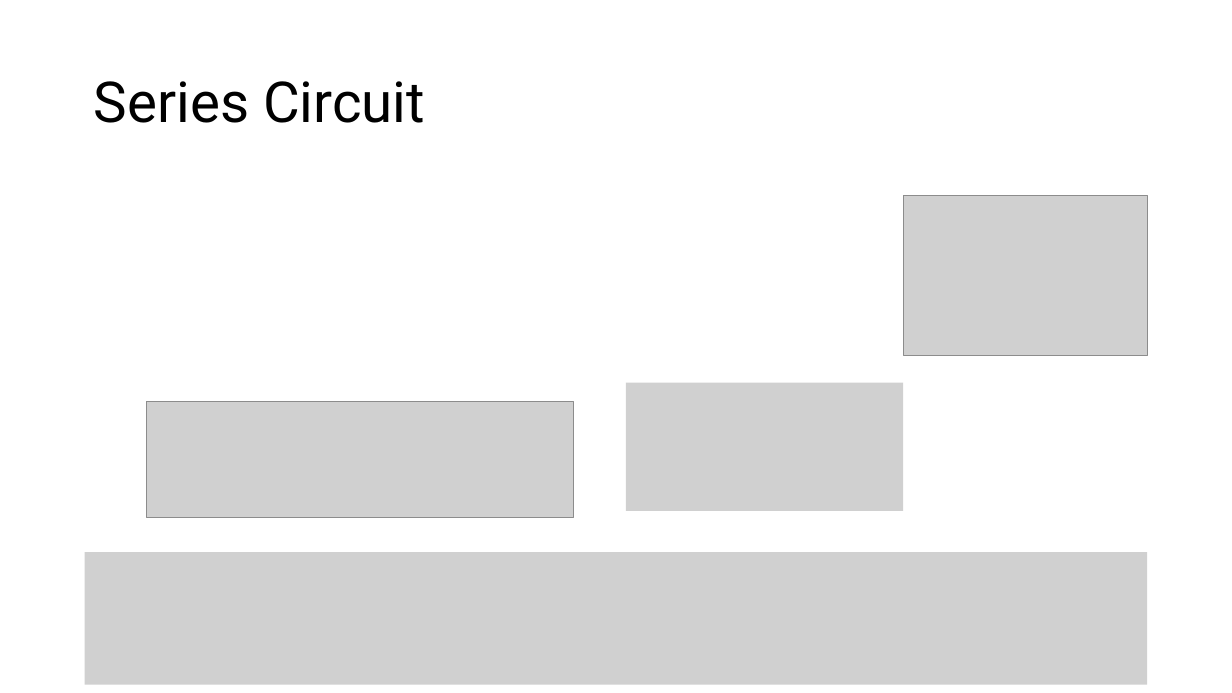
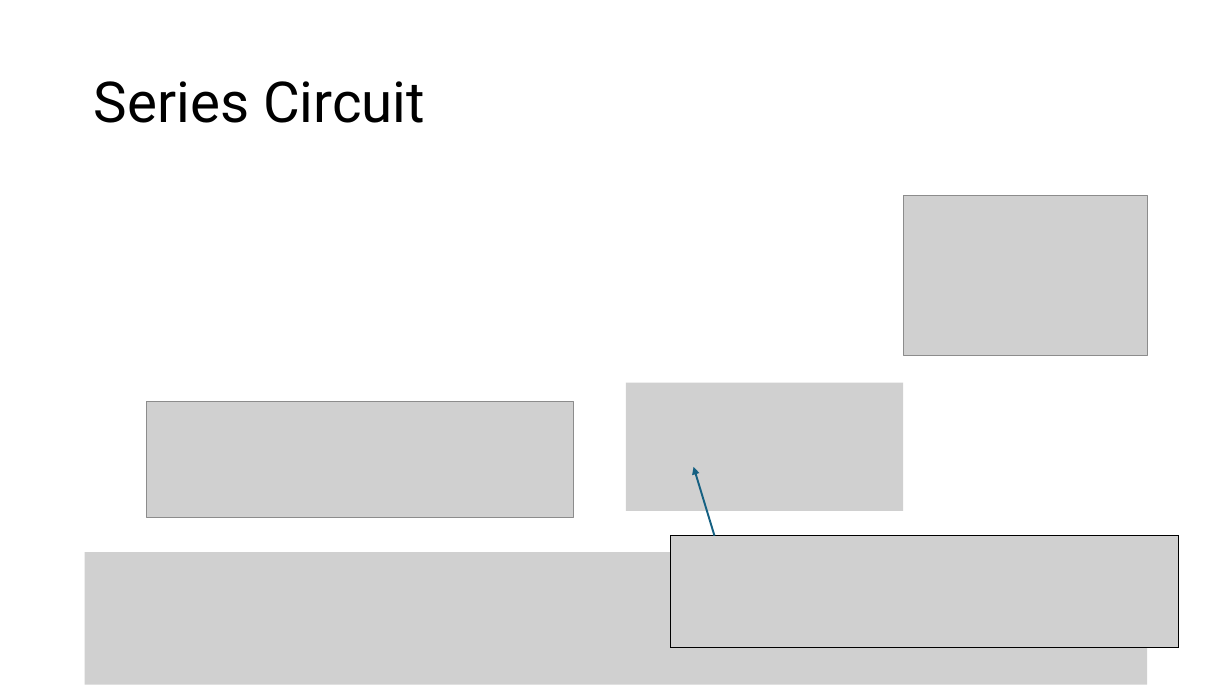
Before and after one commit to FelixWick/intro_electrical_eng, a slide deck: slide 12 of slides/2_DCcircuits.pptx (slide 11 before the commit). Drawn at 1232x693 pixels with LibreOffice and Linux fonts; fonts in the diff are those of the drawing; grey boxes stand for pictures. Boxes give left, top, right and bottom in pixels: in the first picture for what was removed or moved away, otherwise in the second. Text is boxed around its words. In the diff, an @@ line names an element or a change of style, - is before the commit and + after.

```diff
--- a/slides/2_DCcircuits.pptx
+++ b/slides/2_DCcircuits.pptx
@@ arrow added from (714, 536) to (694, 467), #156082 1.5 pt @@
@@ picture added at [671, 536, 1178, 648] @@
```
Also in this commit, not shown: 3 other slides changed, 1 slide added, 1 other file.
